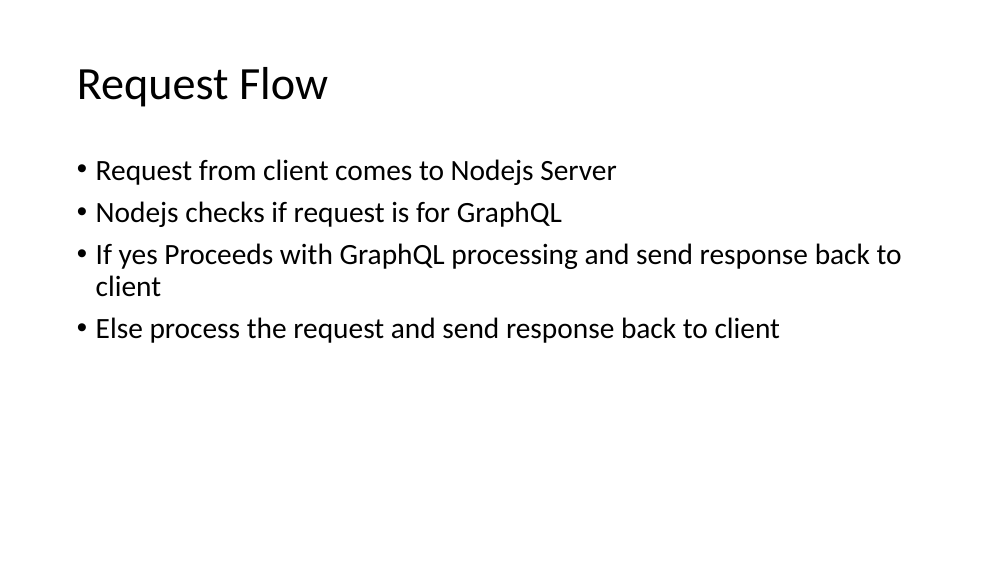
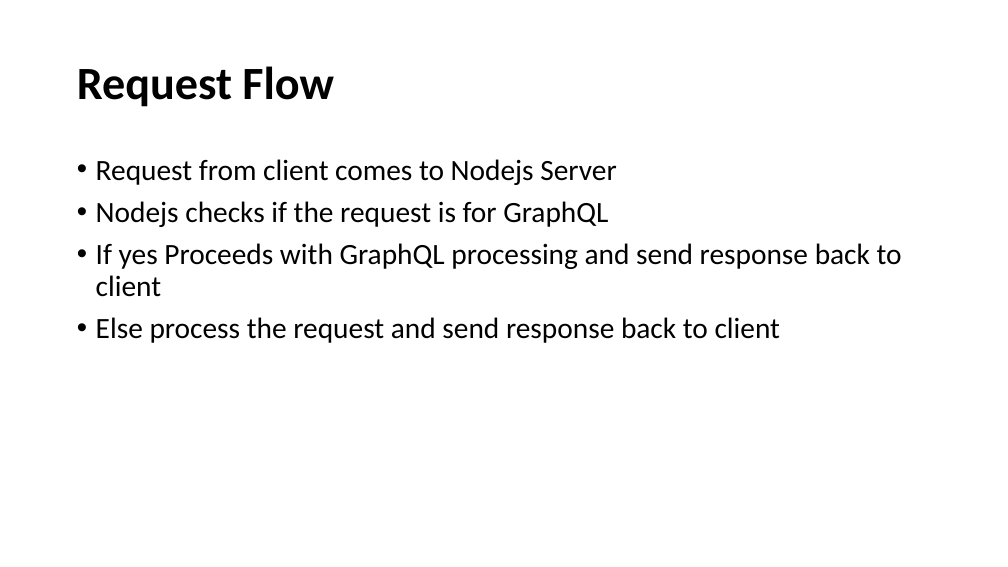
Before and after one commit to arunprabug/graphql-demo, a slide deck: slide 19 of GraphQL-Introduction.pptx (slide 17 before the commit). Drawn at 1008x567 pixels with LibreOffice and Linux fonts; fonts in the diff are those of the drawing. Boxes give left, top, right and bottom in pixels: in the first picture for what was removed or moved away, otherwise in the second. Text is boxed around its words. In the diff, an @@ line names an element or a change of style, - is before the commit and + after.

```diff
--- a/GraphQL-Introduction.pptx
+++ b/GraphQL-Introduction.pptx
@@ title "Request Flow" at [77,66,334,107]: bold on @@
@@ text at [96,201,608,227]: text changed @@
-• Nodejs checks if request is for GraphQL
+• Nodejs checks if the request is for GraphQL
```
Also in this commit, not shown: 20 other slides changed, 23 slides added, 1 slide removed.
